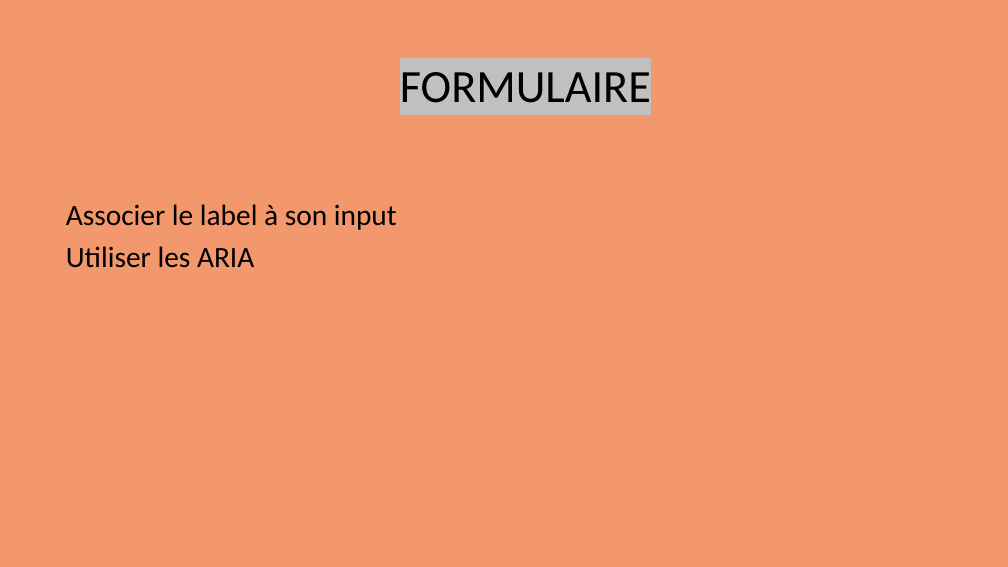
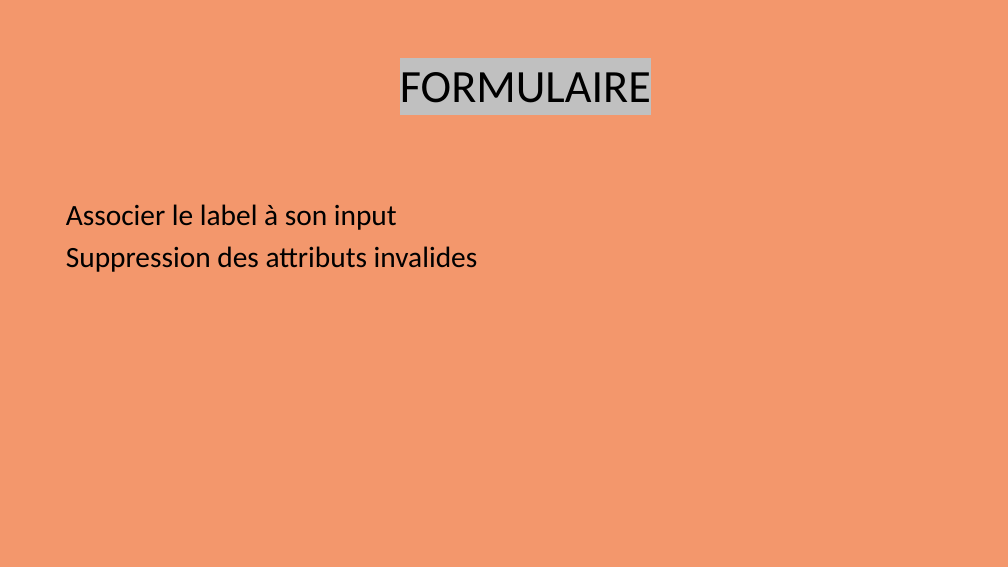
Before and after one commit to Dolfin07/projet4, a slide deck: slide 23 of AMELIORATION DU REFERENCEMENT.pptx. Drawn at 1008x567 pixels with LibreOffice and Linux fonts; fonts in the diff are those of the drawing. Boxes give left, top, right and bottom in pixels: in the first picture for what was removed or moved away, otherwise in the second. Text is boxed around its words. In the diff, an @@ line names an element or a change of style, - is before the commit and + after.

```diff
--- a/AMELIORATION DU REFERENCEMENT.pptx
+++ b/AMELIORATION DU REFERENCEMENT.pptx
@@ text at (x1=66, y1=246, x2=478, y2=272): text changed @@
-Utiliser les ARIA
+Suppression des attributs invalides
```
Also in this commit, not shown: 3 other slides changed, 1 other file.
